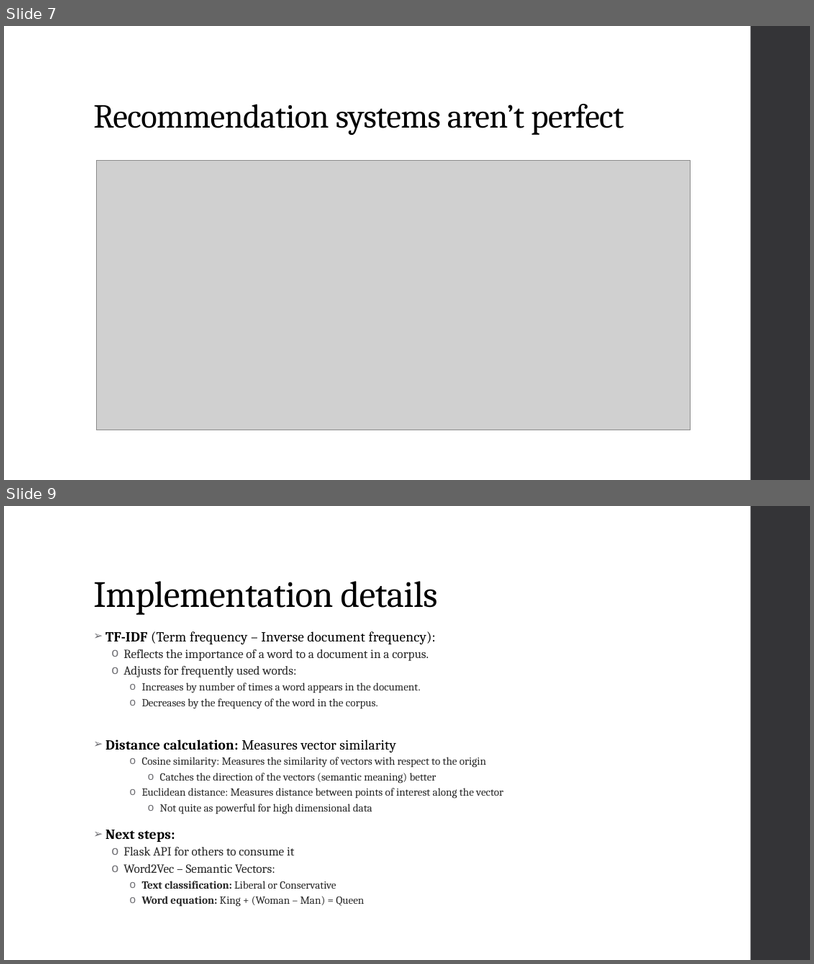
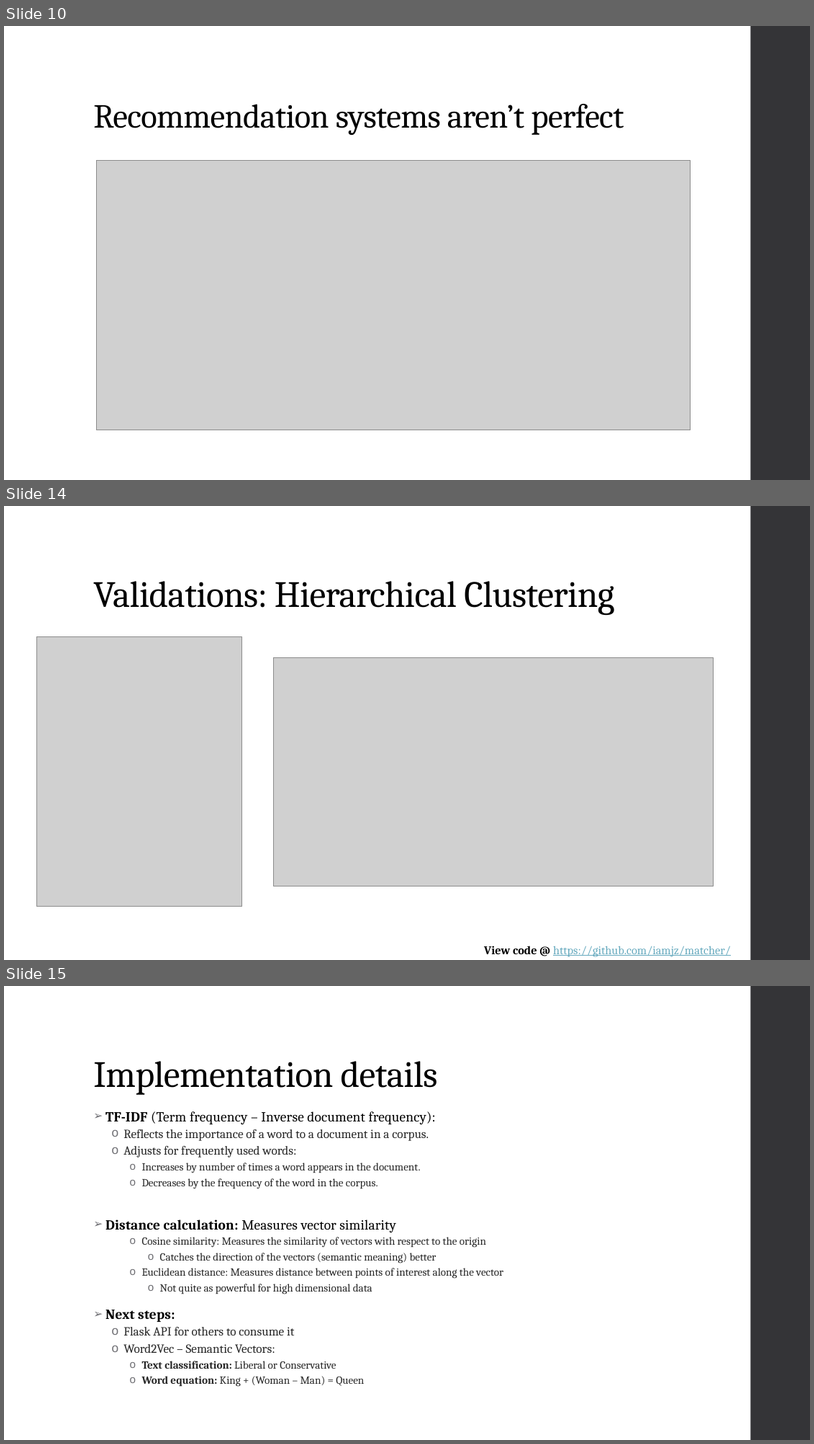
Before and after one commit to iamjz/Network-Recommendation-Engine, a slide deck: NetworkRecommendationEngine_Capstone_LZHAO.pptx. Shown one above the other, each under a label of ours: slides 7 and 9 before the commit, slides 10, 14 and 15 after it; the slides between them are not shown. The pictures are 814x964 and 814x1444 pixels, drawn with LibreOffice and Linux fonts; fonts in the diff are those of the drawing; grey boxes stand for pictures. Boxes give left, top, right and bottom in pixels: in the first picture for what was removed or moved away, otherwise in the second. Text is boxed around its words. In the diff, an @@ line names an element or a change of style, - is before the commit and + after.

```diff
--- a/NetworkRecommendationEngine_Capstone_LZHAO.pptx
+++ b/NetworkRecommendationEngine_Capstone_LZHAO.pptx
@@ slide 14 added at bbox=[4, 506, 810, 960], background #FFFFFF; not listed: 1 template element that a slide beside it also shows @@
@@ title added at bbox=[93, 581, 615, 615], 44 pt, text #000000 @@
+Validations: Hierarchical Clustering
@@ picture added at bbox=[36, 636, 242, 906] @@
@@ picture added at bbox=[273, 657, 714, 885] @@
@@ text added at bbox=[484, 945, 731, 957], 14 pt, text #67AABF, underline @@
+View code @ https://github.com/iamjz/matcher/
@@ what was slide 7 is now slide 10 @@
@@ what was slide 9 is now slide 15 @@
```
Also in this commit, not shown: 4 slides changed, 5 other slides added.
